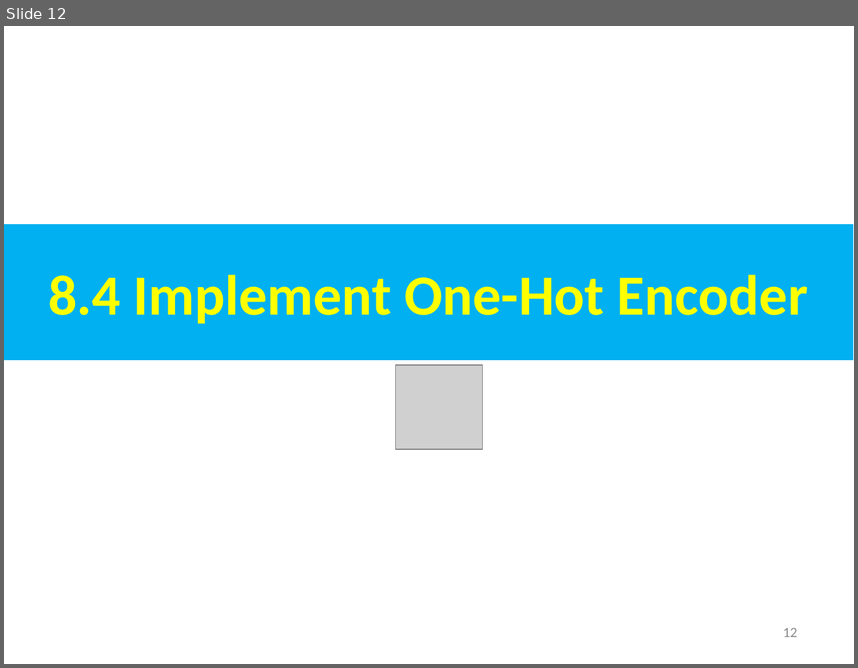
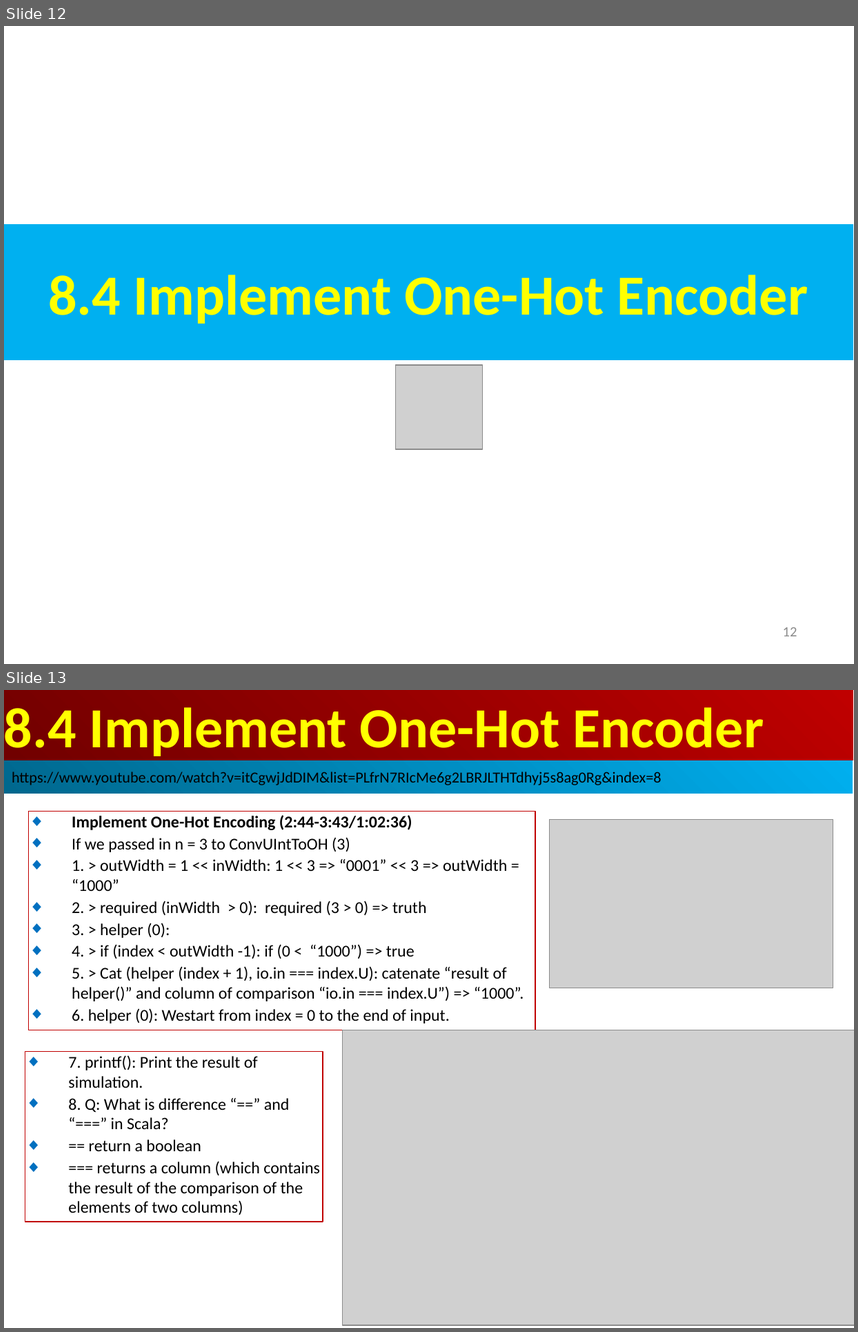
Before and after one commit to peterhchen/AIU_CS800_Chisel, a slide deck: 500_UCSC_HWD/008_Arbit/000_Video/008.Arbit.ppt. Shown one above the other, each under a label of ours: slide 12 before the commit, slides 12 and 13 after it. The pictures are 858x668 and 858x1332 pixels, drawn with LibreOffice and Linux fonts; fonts in the diff are those of the drawing; grey boxes stand for pictures. Boxes give left, top, right and bottom in pixels: in the first picture for what was removed or moved away, otherwise in the second. Text is boxed around its words. In the diff, an @@ line names an element or a change of style, - is before the commit and + after.

```diff
--- a/500_UCSC_HWD/008_Arbit/000_Video/008.Arbit.ppt
+++ b/500_UCSC_HWD/008_Arbit/000_Video/008.Arbit.ppt
@@ slide 13 added at (4,690,854,1328), background #FFFFFF @@
@@ rectangle added at (4,690,853,760), fill gradient #BF0000 to #710000, 48 pt, text #FFFF00, bold @@
+8.4 Implement One-Hot Encoder
@@ rectangle added at (4,760,853,793), fill gradient #00AFEF to #00688E, 13 pt, text #000000 @@
+https://www.youtube.com/watch?v=itCgwjJdDIM&list=PLfrN7RIcMe6g2LBRJLTHTdhyj5s8ag0Rg&index=8
@@ rectangle added at (29,811,535,1030), outline #C00000 0.74 pt, 14 pt, text #000000 @@
+◆ Implement One-Hot Encoding (2:44-3:43/1:02:36)
+◆ If we passed in n = 3 to ConvUIntToOH (3)
+◆ 1. > outWidth = 1 << inWidth: 1 << 3 => “0001” << 3 => outWidth = “1000”
+◆ 2. > required (inWidth > 0): required (3 > 0) => truth
+◆ 3. > helper (0):
+◆ 4. > if (index < outWidth -1): if (0 < “1000”) => true
+◆ 5. > Cat (helper (index + 1), io.in === index.U): catenate “result of helper()” and column of comparison “io.in === index.U”) => “1000”.
+◆ 6. helper (0): Westart from index = 0 to the end of input.
@@ picture added at (550,819,833,987) @@
@@ picture added at (342,1030,854,1325) @@
@@ rectangle added at (25,1052,323,1221), outline #C00000 0.74 pt, 14 pt, text #000000 @@
+◆ 7. printf(): Print the result of simulation.
+◆ 8. Q: What is difference “==” and “===” in Scala?
+◆ == return a boolean
+◆ === returns a column (which contains the result of the comparison of the elements of two columns)
```
Also in this commit, not shown: 3 slides changed, 40 other slides added.
